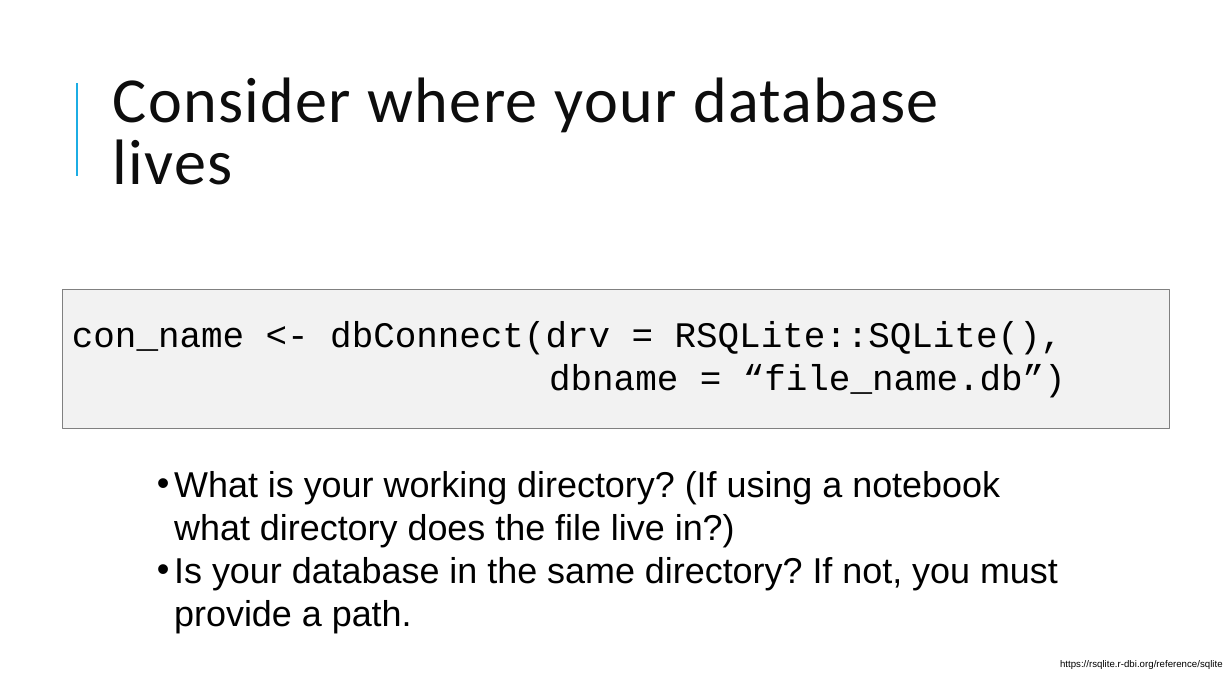
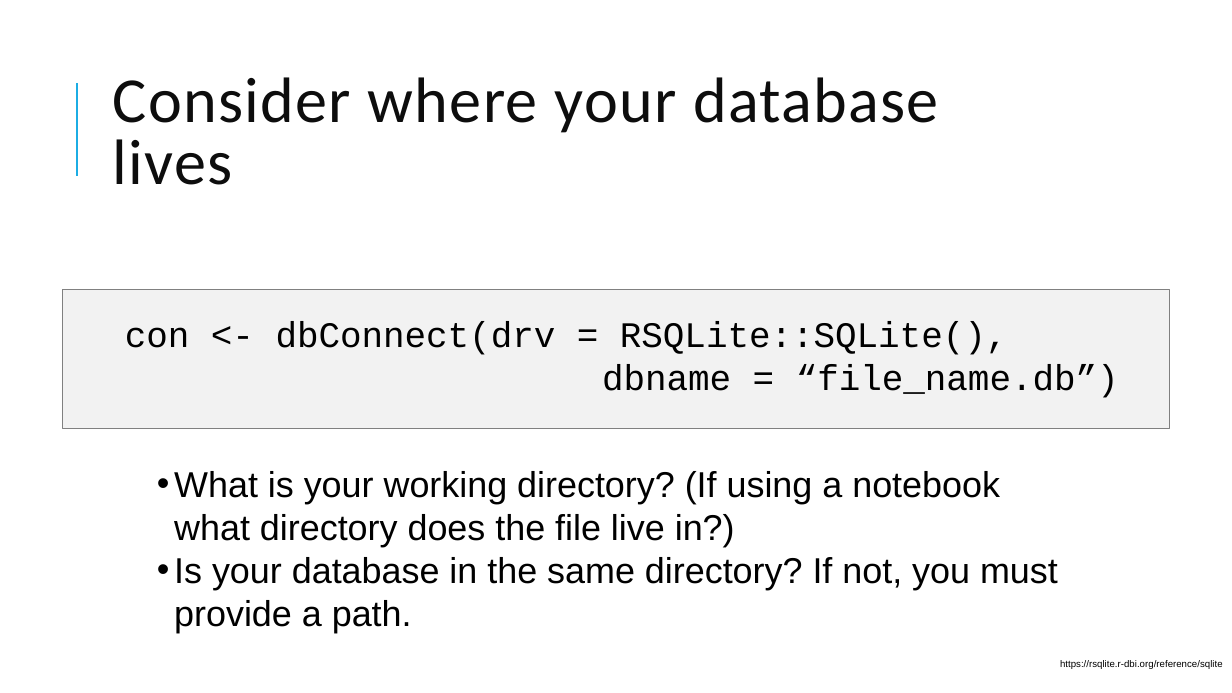
Before and after one commit to amromeo/api_r_int_db_24, a slide deck: slide 9 of presentations/02 - Databases with R.pptx. Drawn at 1232x693 pixels with LibreOffice and Linux fonts; fonts in the diff are those of the drawing. Boxes give left, top, right and bottom in pixels: in the first picture for what was removed or moved away, otherwise in the second. Text is boxed around its words. In the diff, an @@ line names an element or a change of style, - is before the commit and + after.

```diff
--- a/presentations/02 - Databases with R.pptx
+++ b/presentations/02 - Databases with R.pptx
@@ text "con <- dbConnect(drv = RSQLite::SQLite()," moved from (x1=72, y1=322, x2=1066, y2=398) to (x1=125, y1=322, x2=1119, y2=398) @@
@@ text at (x1=125, y1=322, x2=1007, y2=355): text changed @@
-con_name <- dbConnect(drv = RSQLite::SQLite(),
+con <- dbConnect(drv = RSQLite::SQLite(),
```
Also in this commit, not shown: 8 other slides changed.
